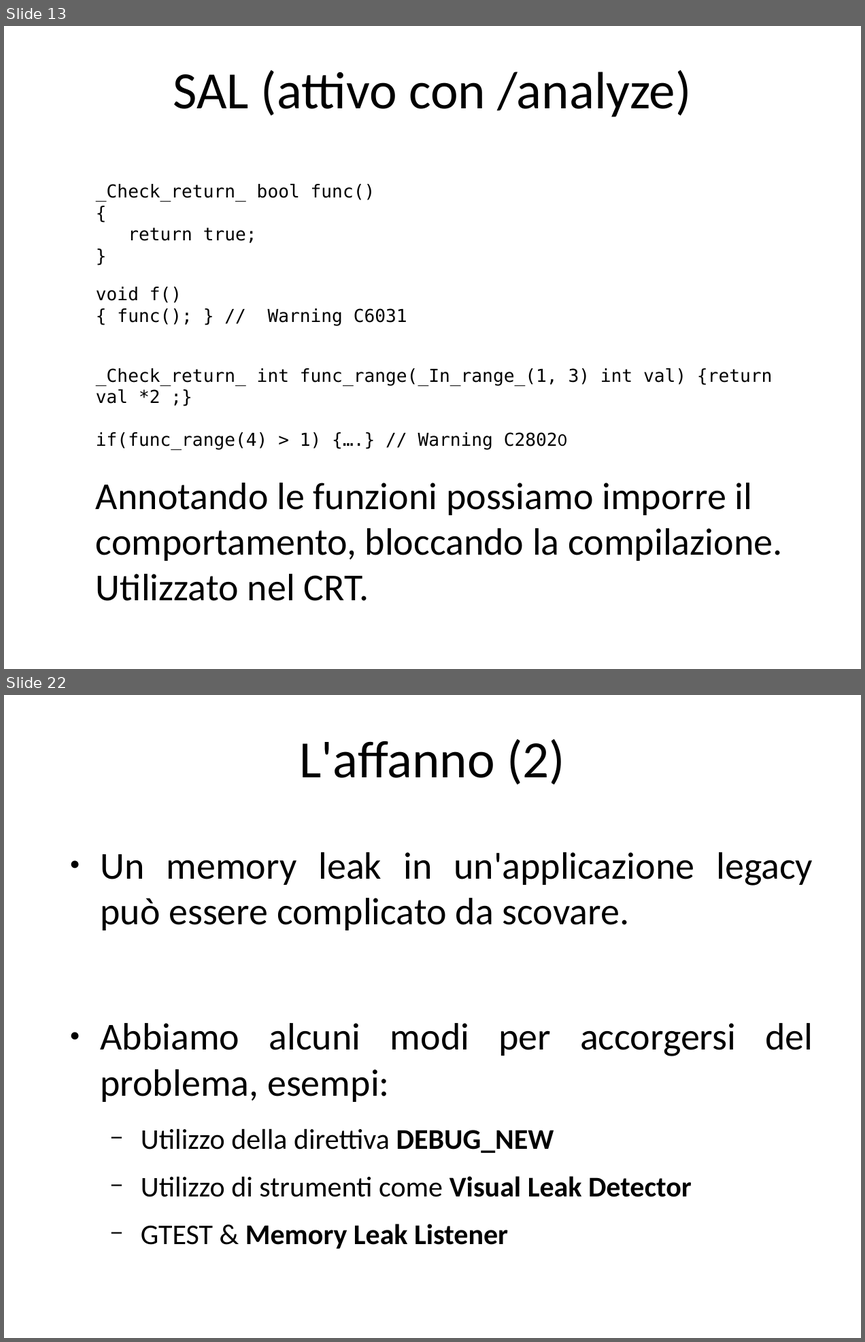
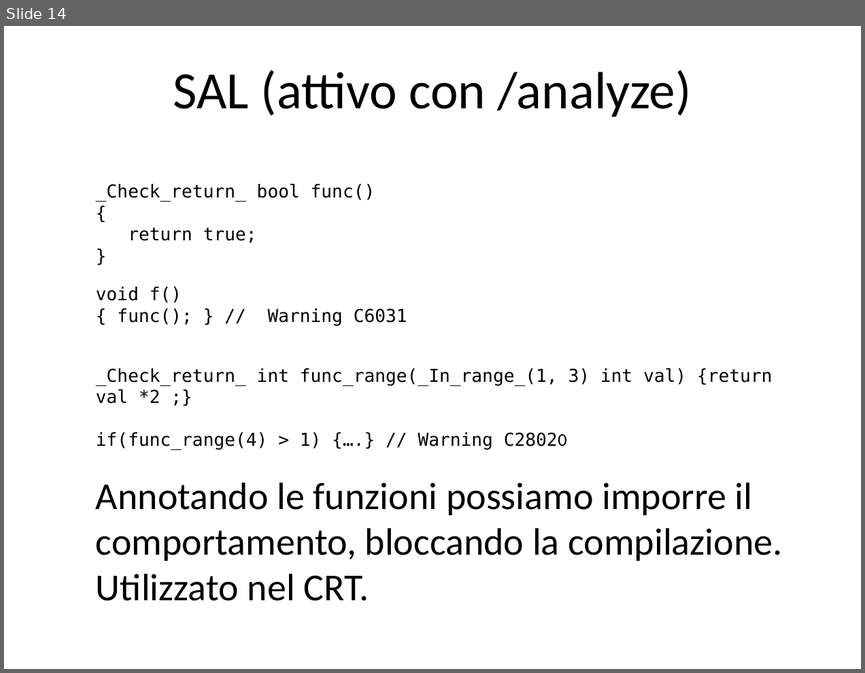
Before and after one commit to guidop/CDays14, a slide deck: CDays14.odp. Shown one above the other, each under a label of ours: slides 13 and 22 before the commit, slide 14 after it; the slides between them are not shown. The pictures are 865x1342 and 865x673 pixels, drawn with LibreOffice and Linux fonts; fonts in the diff are those of the drawing. Boxes give left, top, right and bottom in pixels: in the first picture for what was removed or moved away, otherwise in the second. Text is boxed around its words. In the diff, an @@ line names an element or a change of style, - is before the commit and + after.

```diff
--- a/CDays14.odp
+++ b/CDays14.odp
@@ slide 22 removed at [4,695,861,1338], background #FFFFFF @@
@@ title removed at [299,739,565,785] @@
-L'affanno (2)
@@ text removed at [100,852,813,1249] @@
-● Un memory leak in un'applicazione legacy può essere complicato da scovare.
-● Abbiamo alcuni modi per accorgersi del problema, esempi:
-  − Utilizzo della direttiva DEBUG_NEW
-  − Utilizzo di strumenti come Visual Leak Detector
-  − GTEST & Memory Leak Listener
@@ what was slide 13 is now slide 14 @@
```
Also in this commit, not shown: 5 slides changed, 12 slides added, 26 other slides removed, 10 other files.
